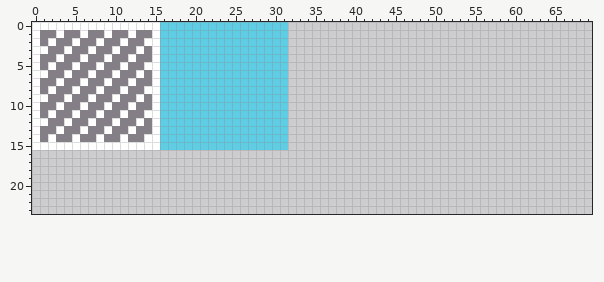
A pixel-art file gets an edit: asset/map/map_tilesheet.aseprite. Above: the version before the commit.
256x256 pixels, 1 frame. Shown: x 0..69, y 0..23.
New version:
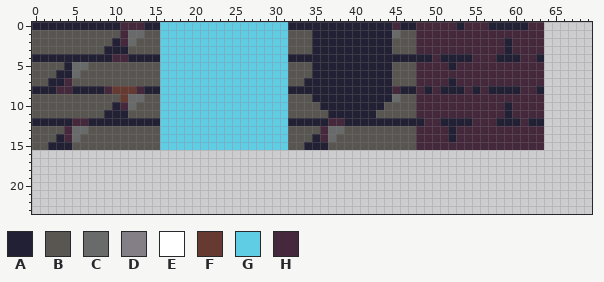
Palette (. is transparent): A #222034  B #595652  C #696a6a  D #847e87  E #ffffff  F #663931  G #5fcde4  H #45283c
Diff:
y 0: x 0..15 EEEEEEEEEEEEEEEE -> AAAAAAAAAAAHHHAA; x 32..63 ................................ -> AAAAAAAAAAAAAHAAHHHHHAHHHAAAAAHH
y 1: x 0..15 EDDEDDEDDEDDEDDE -> BBBBBBBBBBBHCCBB; x 32..63 ................................ -> BBBAAAAAAAAAACBBHHHHHHHHHHHHHHHH
y 2: x 0..15 EDEDDEDDEDDEDDEE -> BBBBBBBBBBAHCBBB; x 32..63 ................................ -> BBBAAAAAAAAAABBBHHHHHHHHHHHAHHHH
y 3: x 0..15 EEDDEDDEDDEDDEDE -> BBBBBBBBBAAABBBB; x 32..63 ................................ -> BBBAAAAAAAAAABBBHHHHHHHHHHHAHHHH
y 4: x 0..15 EDDEDDEDDEDDEDDE -> AAAAAAAAAAHHAAAA; x 32..63 ................................ -> AAAAAAAAAAAAAAAAAAHAAAAHHHAAAHHA
y 5: x 0..15 EDEDDEDDEDDEDDEE -> BBBBACCBBBBBBBBB; x 32..63 ................................ -> BBBAAAAAAAAAABBBHHHHAHHHHHHHHHHH
y 6: x 0..15 EEDDEDDEDDEDDEDE -> BBBAACBBBBBBBBBB; x 32..63 ................................ -> BBBAAAAAAAAAABBBHHHHHHHHHHHHHHHH
y 7: x 0..15 EDDEDDEDDEDDEDDE -> BBAAHBBBBBBBBBBB; x 32..63 ................................ -> BBAAAAAAAAAAABBBHHHHAHHHHHHHHHHH
y 8: x 0..15 EDEDDEDDEDDEDDEE -> AAAHHAAAAHFFFHAA; x 32..63 ................................ -> AAAAAAAAAAAAAHAAHAHAAAHAHAAAAHHA
y 9: x 0..15 EEDDEDDEDDEDDEDE -> BBBBBBBBBBBFCCBB; x 32..63 ................................ -> BBBAAAAAAAAAACBBHHHHHHHHHHHHHHHH
y 10: x 0..15 EDDEDDEDDEDDEDDE -> BBBBBBBBBBAHCBBB; x 32..63 ................................ -> BBBBAAAAAAAABBBBHHHHHHHHHHHAHHHH
y 11: x 0..15 EDEDDEDDEDDEDDEE -> BBBBBBBBBAAABBBB; x 32..63 ................................ -> BBBBBAAAAAABBBBBHHHHHHHHHHHAHHHH
y 12: x 0..15 EEDDEDDEDDEDDEDE -> AAAAAHHAAAAAAAAA; x 32..63 ................................ -> AAAAAHHAAAAAAAAAAHHAAAAHHHAAAHAA
y 13: x 0..15 EDDEDDEDDEDDEDDE -> BBBBHCCBBBBBBBBB; x 32..63 ................................ -> BBBBHCCBBBBBBBBBHHHHAHHHHHHHHHHH
y 14: x 0..15 EDEDDEDDEDDEDDEE -> BBBAHCBBBBBBBBBB; x 32..63 ................................ -> BBBAHCBBBBBBBBBBHHHHAHHHHHHHHHHH
y 15: x 0..15 EEEEEEEEEEEEEEEE -> BBAAABBBBBBBBBBB; x 32..63 ................................ -> BBAAABBBBBBBBBBBHHHHHHHHHHHHHHHH
